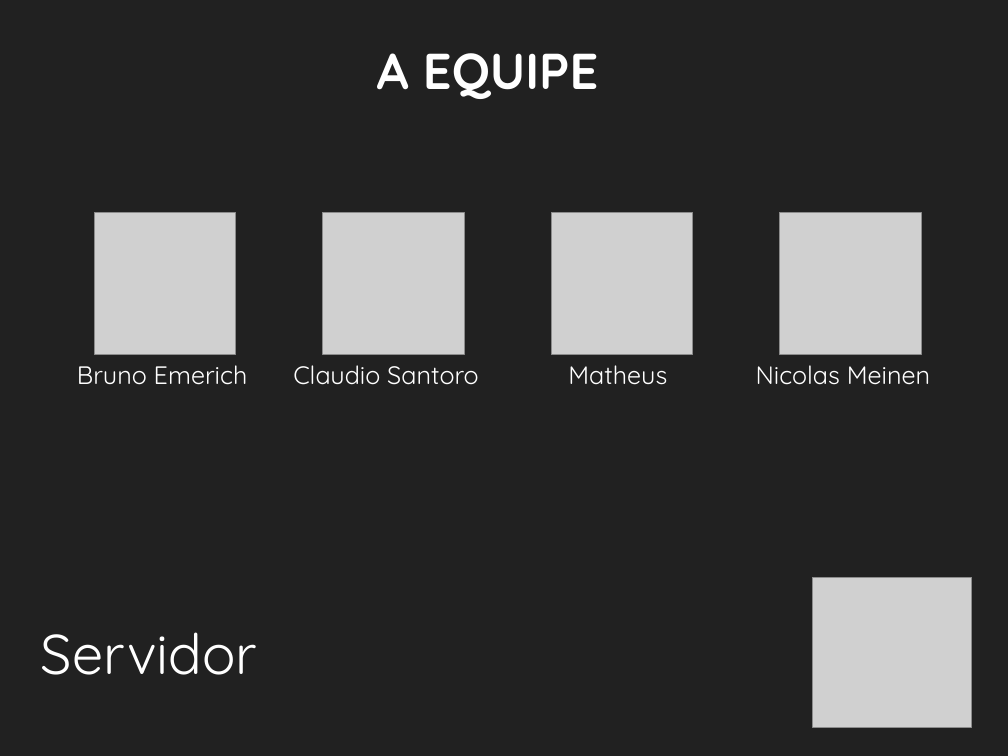
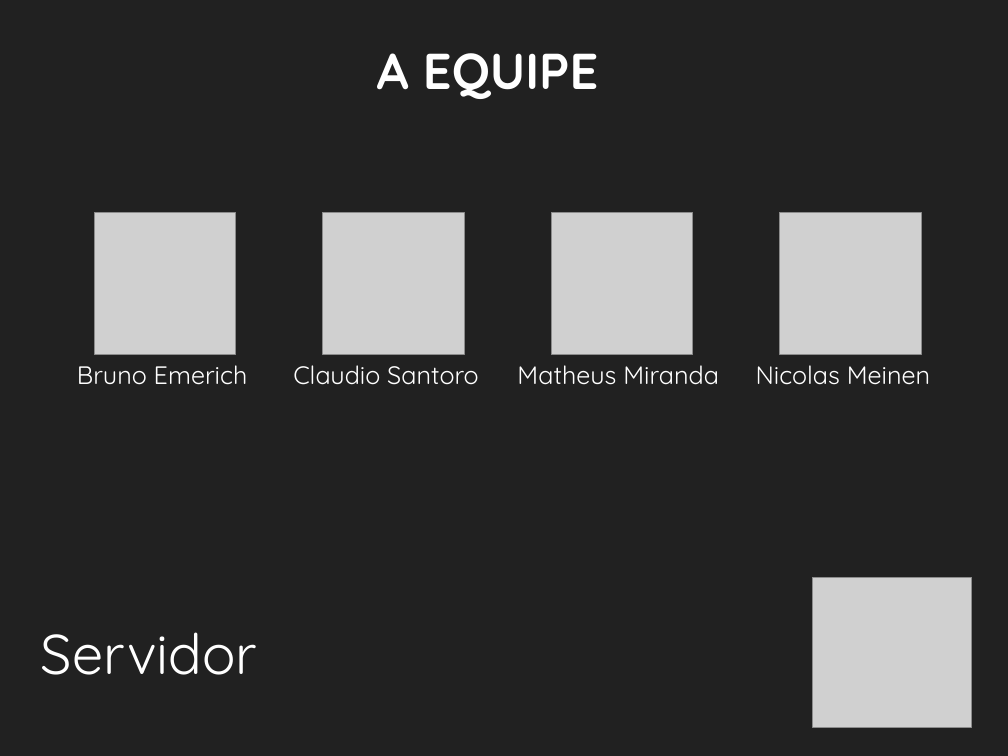
Before and after one commit to ovflowd/matriculeMe, a slide deck: slide 18 of Artefatos/ApresentaçãoFinal.pptx (slide 13 before the commit). Drawn at 1008x756 pixels with LibreOffice and Linux fonts; fonts in the diff are those of the drawing; grey boxes stand for pictures; background and template pictures are left out. Boxes give left, top, right and bottom in pixels: in the first picture for what was removed or moved away, otherwise in the second. Text is boxed around its words. In the diff, an @@ line names an element or a change of style, - is before the commit and + after.

```diff
--- a/Artefatos/ApresentaçãoFinal.pptx
+++ b/Artefatos/ApresentaçãoFinal.pptx
@@ text at [517, 365, 719, 385]: text changed @@
-Matheus
+Matheus Miranda
```
Also in this commit, not shown: 21 other slides changed, 9 slides added.
